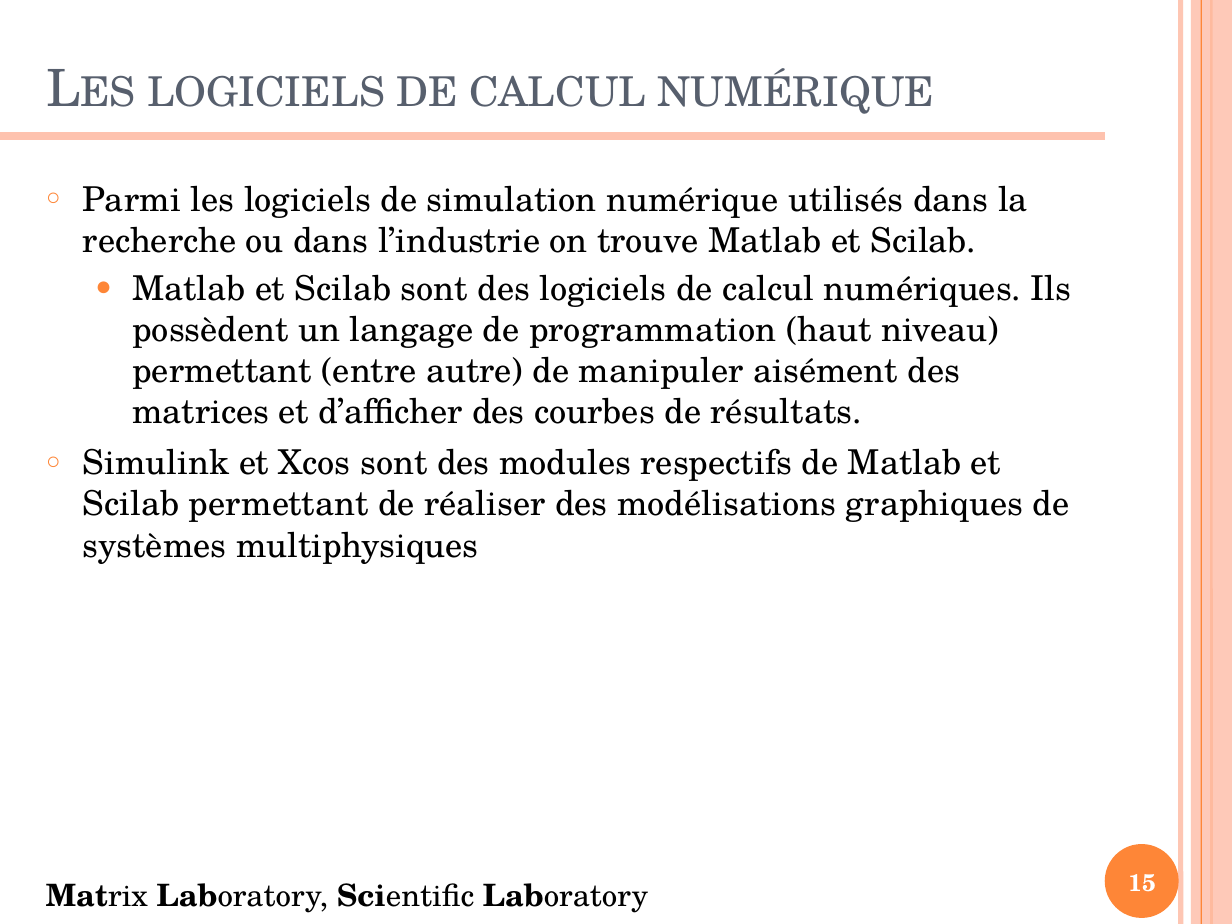
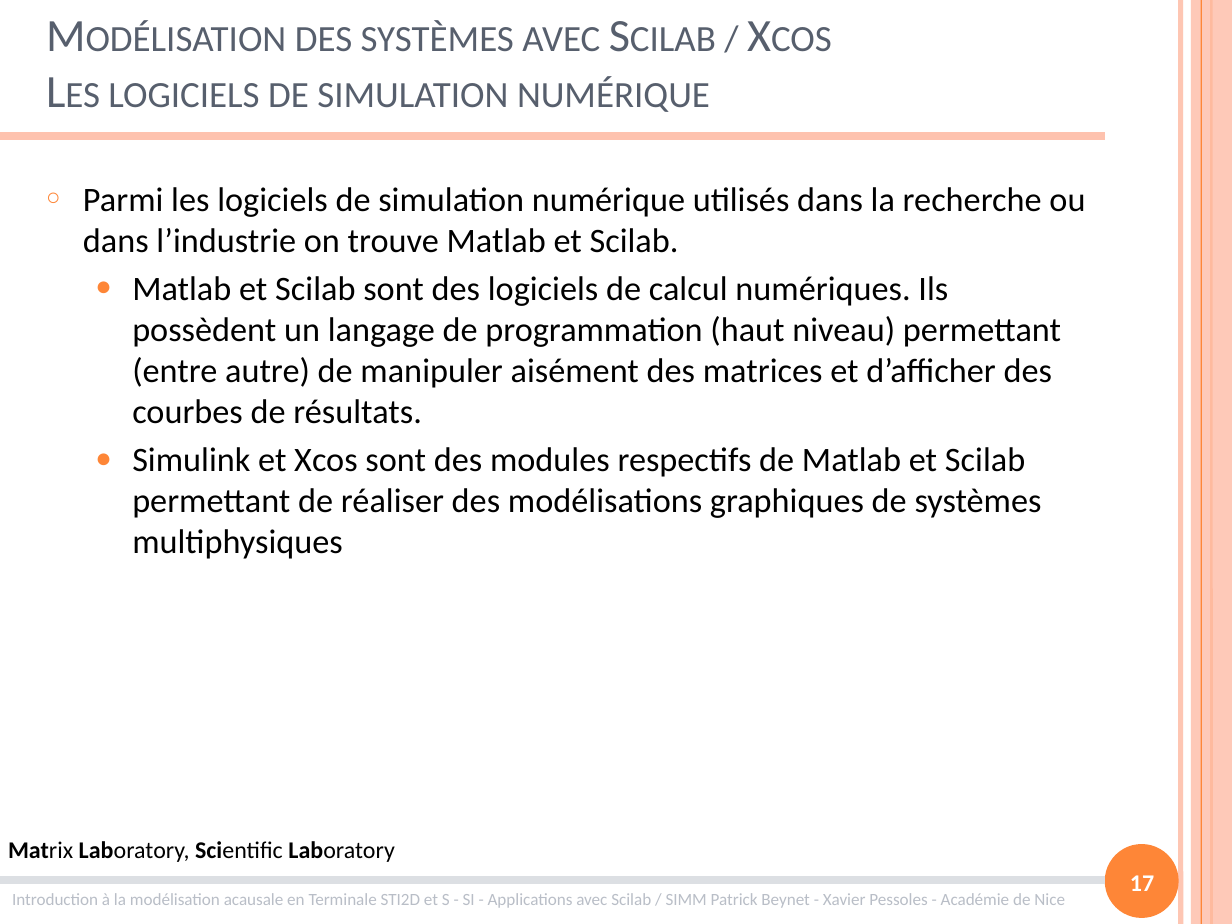
Before and after one commit to xpessoles/Formations, a slide deck: slide 17 of ModelisationMultiphysique/ModelisationMultiphysique.pptx (slide 15 before the commit). Drawn at 1232x924 pixels with LibreOffice and Linux fonts; fonts in the diff are those of the drawing. Boxes give left, top, right and bottom in pixels: in the first picture for what was removed or moved away, otherwise in the second. Text is boxed around its words. In the diff, an @@ line names an element or a change of style, - is before the commit and + after.

```diff
--- a/ModelisationMultiphysique/ModelisationMultiphysique.pptx
+++ b/ModelisationMultiphysique/ModelisationMultiphysique.pptx
@@ title at <box>171,20,685,217</box>: text changed; size 30 to 27 pt; font TeX Gyre Schola to Calibri @@
-Les logiciels de calcul numérique
+Modélisation des systèmes avec Scilab / Xcos
+Les logiciels de simulation numérique
@@ text "Parmi les logiciels de simulation ..." at <box>83,187,1085,559</box>: font TeX Gyre Schola to Calibri; bullet ○ to ●; list level 1 to 2 in "Simulink et Xcos sont des ..." @@
@@ text "Matrix Laboratory, Scientific Laboratory": place and size @@
-text "Matrix Laboratory, Scientific Laboratory" at <box>46,883,648,913</box>
+text "Matrix Laboratory, Scientific Laboratory" at <box>8,841,394,862</box>
@@ text "Matrix Laboratory, Scientific Laboratory" at <box>8,841,394,862</box>: size 18 to 14 pt, font TeX Gyre Schola to Calibri @@
@@ line added from (0, 880) to (1105, 880), #DCDFE3 4.5 pt @@
@@ text added at <box>12,893,1065,908</box>, 10 pt, text #B9BEC7 @@
+Introduction à la modélisation acausale en Terminale STI2D et S - SI - Applications avec Scilab / SIMM Patrick Beynet - Xavier Pessoles - Académie de Nice
@@ page number at <box>1130,875,1154,891</box>: text changed; font TeX Gyre Schola to Calibri @@
-15
+17
```
Also in this commit, not shown: 21 other slides changed, 13 slides added, 7 slides removed.
